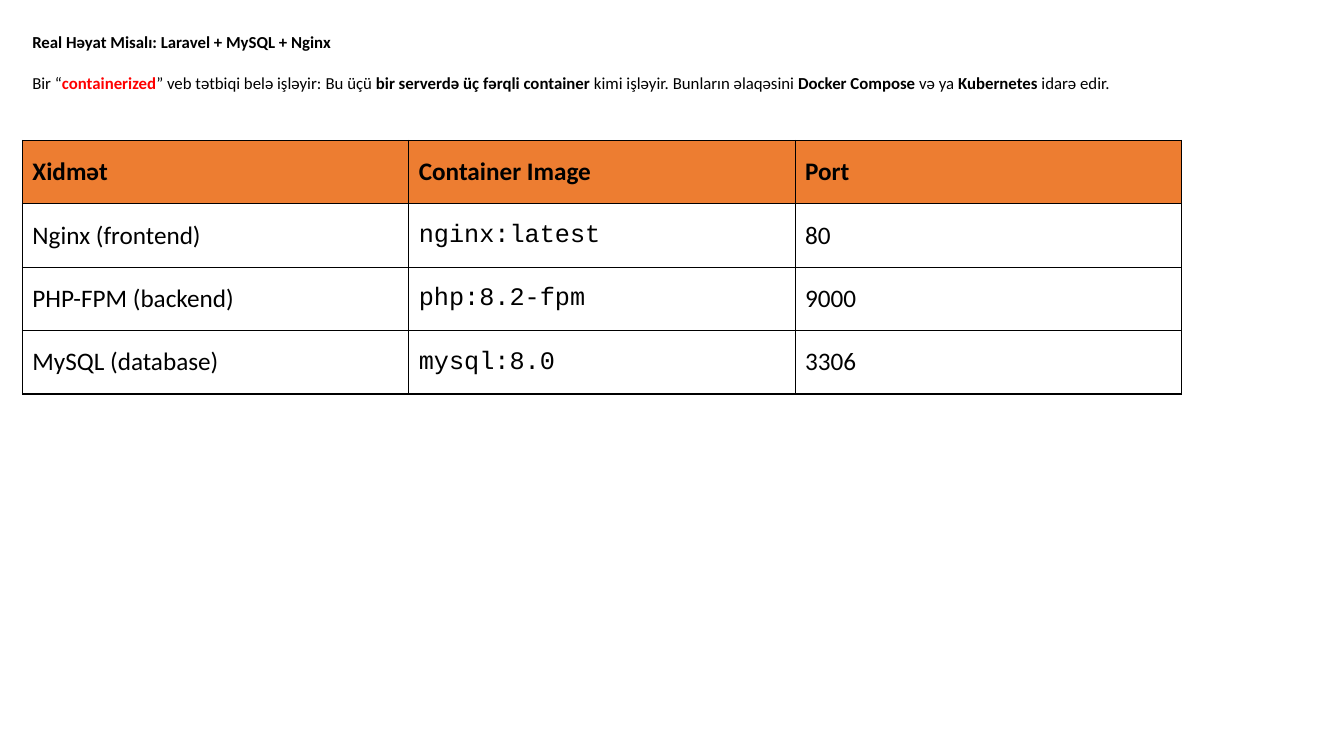
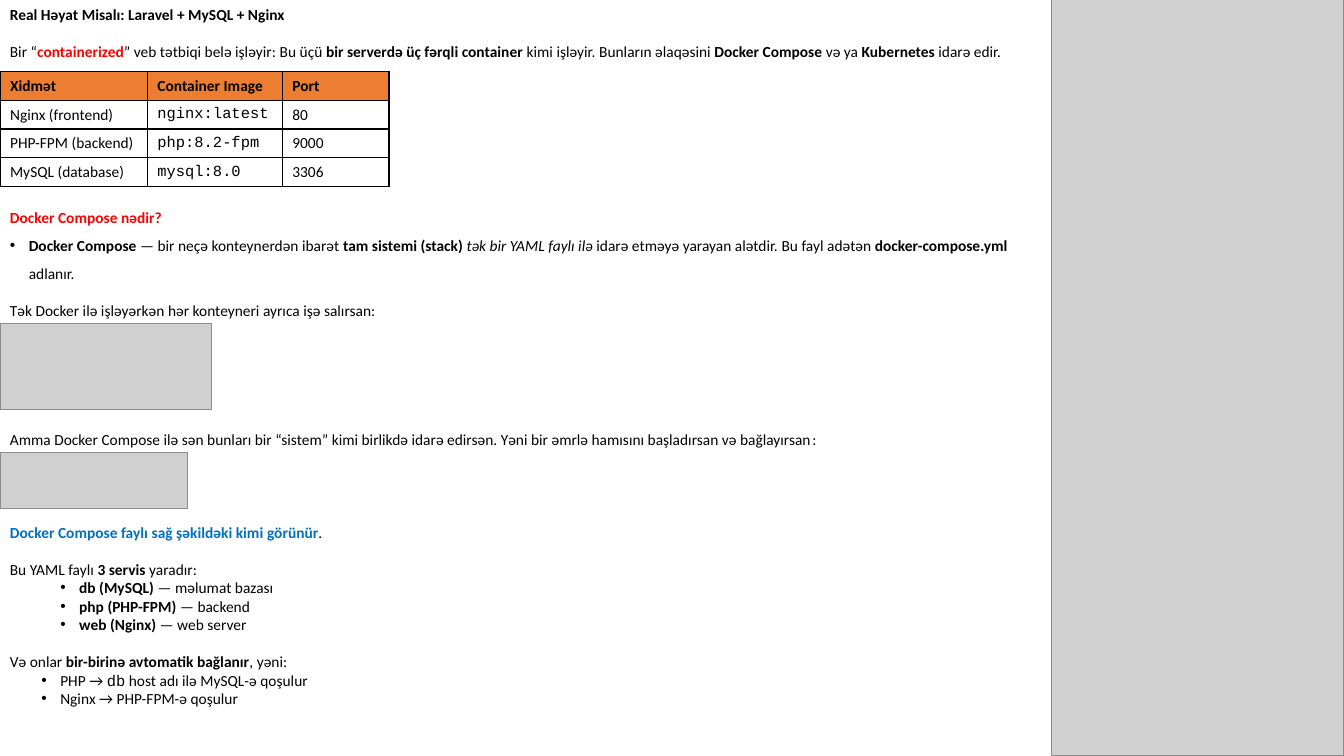
Before and after one commit to codeurient/DevOps, a slide deck: slide 4 of .lessons/7 Containers/1.pptx. Drawn at 1344x756 pixels with LibreOffice and Linux fonts; fonts in the diff are those of the drawing; grey boxes stand for pictures. Boxes give left, top, right and bottom in pixels: in the first picture for what was removed or moved away, otherwise in the second. Text is boxed around its words. In the diff, an @@ line names an element or a change of style, - is before the commit and + after.

```diff
--- a/.lessons/7 Containers/1.pptx
+++ b/.lessons/7 Containers/1.pptx
@@ text "Real Həyat Misalı: Laravel + ...": place and size @@
-text "Real Həyat Misalı: Laravel + ..." at [32, 36, 1109, 92]
+text "Real Həyat Misalı: Laravel + ..." at [10, 9, 1008, 707]
@@ text at [10, 9, 1001, 60]: size 12 to 11 pt in "Real Həyat Misalı: Laravel + MySQL + ...", "Bir “containerized” veb tətbiqi belə işləyir: Bu ..." @@
@@ picture added at [1052, 0, 1344, 756] @@
@@ table at [0, 72, 389, 186] @@
@@ size 18 to 11 pt @@
@@ table: place and size @@
-table at [22, 140, 1181, 394]
+table at [0, 72, 389, 186]
@@ text at [10, 212, 1008, 707]: paragraphs added @@
+Docker Compose nədir?
+• Docker Compose — bir neçə konteynerdən ibarət tam sistemi (stack) tək bir YAML faylı ilə idarə etməyə yarayan alətdir. Bu fayl adətən docker-compose.yml adlanır.
+Tək Docker ilə işləyərkən hər konteyneri ayrıca işə salırsan:
+Amma Docker Compose ilə sən bunları bir “sistem” kimi birlikdə idarə edirsən. Yəni bir əmrlə hamısını başladırsan və bağlayırsan:
+Docker Compose faylı sağ şəkildəki kimi görünür.
+Bu YAML faylı 3 servis yaradır:
+  • db (MySQL) — məlumat bazası
+  • php (PHP-FPM) — backend
+  • web (Nginx) — web server
+Və onlar bir-birinə avtomatik bağlanır, yəni:
+  • PHP → db host adı ilə MySQL-ə qoşulur
+  • Nginx → PHP-FPM-ə qoşulur
@@ picture added at [0, 324, 211, 409] @@
@@ picture added at [0, 453, 188, 508] @@
```
Also in this commit, not shown: 1 slide added, 1 slide removed, 3 other files.
